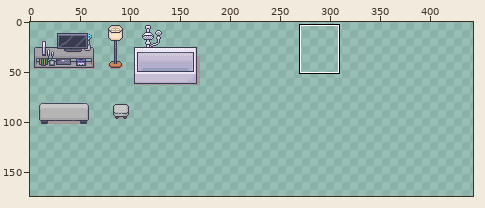
File history of a sprite sheet, tiles/Furniture.png. The first picture is a wide view before the edit; the outline marks the close-up.
Close-up. Earlier state:
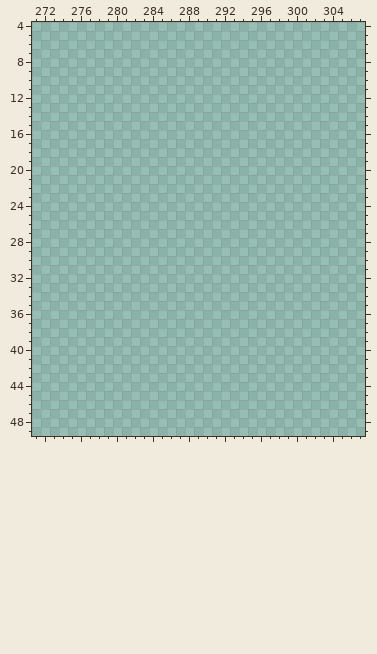
The file is 544x544 pixels. Colours within 5 levels of each other are drawn and written as one. Shown: x 271..307, y 4..49. The wide view leaves out empty margins. The commit also changed other parts of the picture, which this record leaves out.
After the commit:
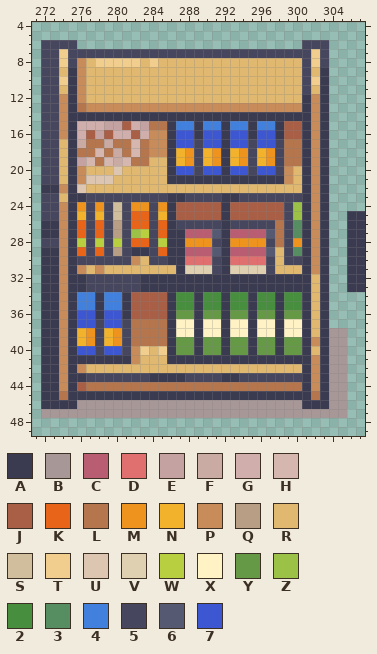
Palette (. is transparent): A #3a3a50  B #a79796  C #b95d72  D #e07070  E #c4a2a1  F #c9aba4  G #cfaeac  H #d5b7af  J #a85f46  K #e86419  L #b5754d  M #ed931e  N #f2b22b  P #c78c59  Q #b99e86  R #e0b870  S #d0be9c  T #f1ce8e  U #dcc6b2  V #e0d0b2  W #b8d040  X #fff3c5  Y #659946  Z #9bc246  2 #488e3f  3 #568d61  4 #4280dd  5 #46465e  6 #565972  7 #3d56d2
Edits made:
Changed rows in their new state; - is an unchanged pixel.
first column x 272:
 6 5555-------------------------555----
 7 55T555555555555555555555555555T5----
 8 55T5PRTTTTTRTRRRRRRRRRRRRRRRR5T5----
 9 55RAPRRRRRRRRRRRRRRRRRRRRRRRR5RA----
10 55TAPRRRRRRRRRRRRRRRRRRRRRRRR5TA----
11 55RAPRRRRRRRRRRRRRRRRRRRRRRRR5RA----
12 55PAPRRRRRRRRRRRRRRRRRRRRRRRRAPA----
13 55PALPPPPPPPPPPPPPPPPPPPPPPPPAPA----
14 55PAAAAAAAAAAAAAAAAAAAAAAAAAAAPA----
15 55PAGGGEEJGELLA44A44A44A44AJJAPA----
16 55PAGJEJGGJGPPA77A77A77A77AJJAPA----
17 55RAFLLFLLHLPPA77577A775775LLAPA----
18 55RALLHLFLHLPPANM5NMANM5NM5LLAPA----
19 55RAEHLHFHLLRRANM5NMANM5NM5LLAPA----
20 55RAPRRRURRRRRA77577A775775PRAPA----
21 55RAPUUURRRRRRAAAAAAAAAAAAAPRAPA----
22 AAPAURRRRRRRRRRRRRRRRRRRRRRRRAPA----
23 55RAA555555555AA5555AA5555555APA----
24 55PAM5M5S5MM5MAJJJJJAJJJJJJ5ZAPA----
25 55PAN5N5S5KK5NAJJJJJAJJJJJJ5ZAPA--AA
26 AAPAK5K5Q5KK5KA55555A55555L53APA--AA
27 AAPAK5K5Q5ZW5KAACCC6ACCCC6L53APA--AA
28 55PAW5W5W5KK5WAAMMM5AMMMM5L5MAPA--AA
29 AAPAK5K5Q5AA5KAACCC6ACCCC6R53APA--AA
30 AAPA555555PR55AADDD5ADDDD5R55APA--AA
31 AAPAPRPRRRRRRRRAVVV5AVVVV5RRRAPA--AA
32 AAPAA555555AAAAAAAAAAAAAAAAAAARA--AA
33 AAPAA555555AAAAAAAAAAAAAAAAAAARA--AA
34 AAPA44A44AJJJJA22A22A22A22A22ARA----
35 AAPA44A44AJJJJA22A22A22A22A22ARA----
36 AAPA77A77AJJJJAYYAYYAYYAYYAYYARA----
37 AAPA775775LLLLAXXAXXAXXAXXAXXARA----
38 AAPANM5NM5LLLLAXXAXXAXXAXXAXXARABB--
39 AAPANM5NM5LLLLAYYAYYAYYAYYAYYAPABB--
40 AAPA775775PTRTAYYAYYAYYAYYAYYARABB--
41 AAPAAAAAAAPRRRAAAAAAAAAAAAAAAAPABB--
42 AAPAPRRRRRRRRRRRRRRRRRRRRRRRRAPABB--
43 AAPAA5555555AAAA5555AA5555555APABB--
44 AAPAJLLLLLLLLLLLLLLLLLLLLLLLLAPABB--
45 AALAAAAAAAAAAAAAAAAAAAAAAAAAAALABB--
46 AAAABBBBBBBBBBBBBBBBBBBBBBBBBAAABB--
47 BBBBBBBBBBBBBBBBBBBBBBBBBBBBBBBBBB--
Boxes around the changes in both close-ups, in picture pixels (x1, y1, x2, y2):
added: (41, 40, 365, 418)
